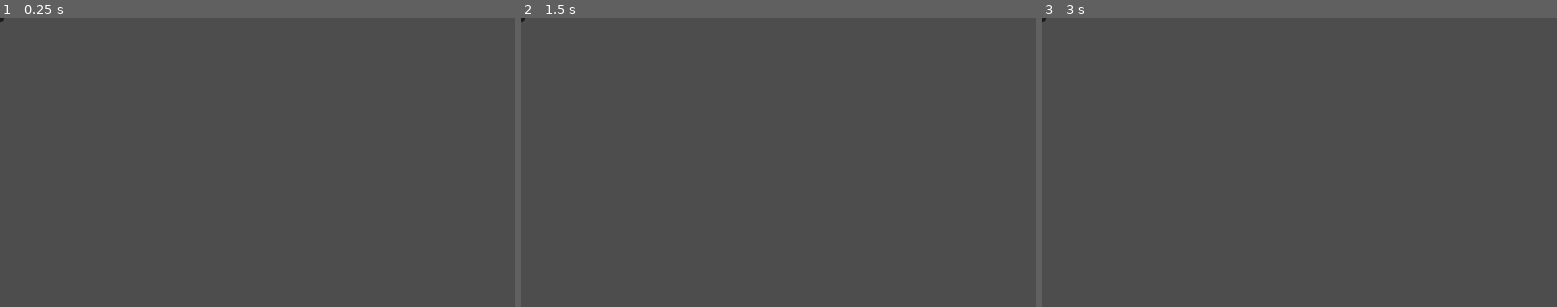
Above: before the commit, frames 1-3 (left to right).
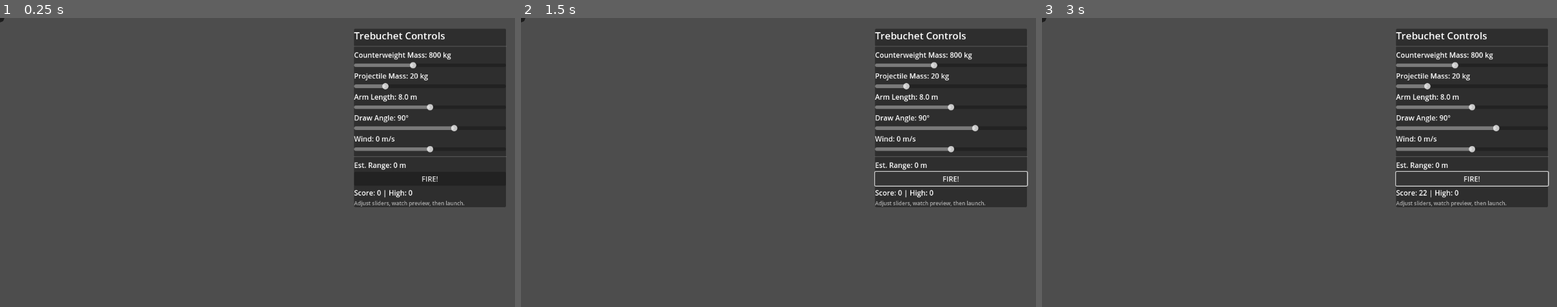
Above: after the commit, the same moments.

Repository: TrebuchetDynamics/trebuchet-dynamics-simulation
Game: Godot game, scene res://scenes/Trebuchet.tscn
The game is run twice, just before and just after one commit, with the same random seed, the same clock (stepped at 60 frames per second) and the same inputs.
Inputs (mouse positions are in pixels of both pictures, inside the frame that each line leads up to):
- Up to frame 1 (0.25 s): no input
- Up to frame 2 (1.5 s): click (953, 179) at 0.5 s, where only the run after the commit has a clickable "FIRE!"; click (953, 179) at 1.25 s, where only the run after the commit has a clickable "FIRE!"
- Up to frame 3 (3 s): click (1474, 179) at 2 s, where only the run after the commit has a clickable "FIRE!"; tap Enter at 2.75 s

The runs differ from the first frame. In frame 1, 17% of the frame differs, in the area x 68-99%, y 3-66%; in frame 2, 16%; in frame 3, 16%.
Error before the commit: Parse Error: Used tab character for indentation instead of space as used before in the file. (res://scripts/Trebuchet.gd:71)
Error after the commit: Cannot call method 'get_children' on a null value. (res://scripts/Trebuchet.gd:262)

Commit message:
fix: standardize indentation in _get_or_create_ui_root function

Diff:
--- a/scripts/Trebuchet.gd
+++ b/scripts/Trebuchet.gd
@@ -52,21 +52,21 @@
 @onready var ui_root: Control = _get_or_create_ui_root()
 
 func _get_or_create_ui_root() -> Control:
-    var canvas_layer := get_node_or_null("CanvasLayer") as CanvasLayer
-    if not canvas_layer:
-        canvas_layer = CanvasLayer.new()
-        canvas_layer.name = "CanvasLayer"
-        add_child(canvas_layer)
-    var ui := canvas_layer.get_node_or_null("UI") as Control
-    if not ui:
-        ui = Control.new()
-        ui.name = "UI"
-        ui.anchor_right = 1.0
-        ui.anchor_bottom = 1.0
-        ui.size_flags_horizontal = Control.SIZE_EXPAND_FILL
-        ui.size_flags_vertical = Control.SIZE_EXPAND_FILL
-        canvas_layer.add_child(ui)
-    return ui
+	var canvas_layer := get_node_or_null("CanvasLayer") as CanvasLayer
+	if not canvas_layer:
+		canvas_layer = CanvasLayer.new()
+		canvas_layer.name = "CanvasLayer"
+		add_child(canvas_layer)
+	var ui := canvas_layer.get_node_or_null("UI") as Control
+	if not ui:
+		ui = Control.new()
+		ui.name = "UI"
+		ui.anchor_right = 1.0
+		ui.anchor_bottom = 1.0
+		ui.size_flags_horizontal = Control.SIZE_EXPAND_FILL
+		ui.size_flags_vertical = Control.SIZE_EXPAND_FILL
+		canvas_layer.add_child(ui)
+	return ui
 
 func _ready() -> void:
 	_build_ground()
